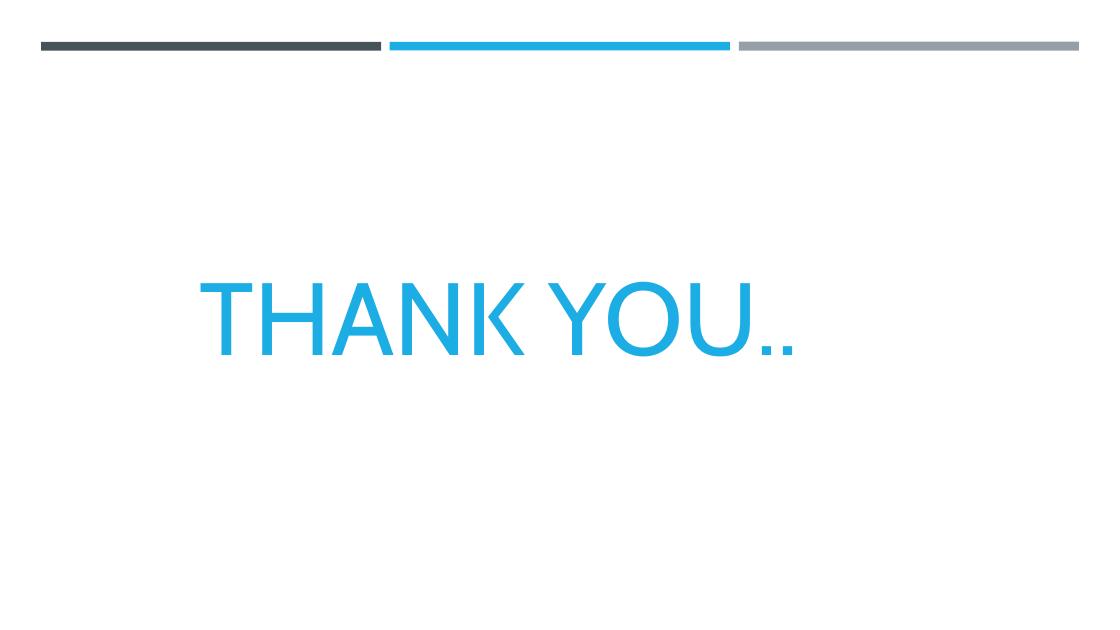
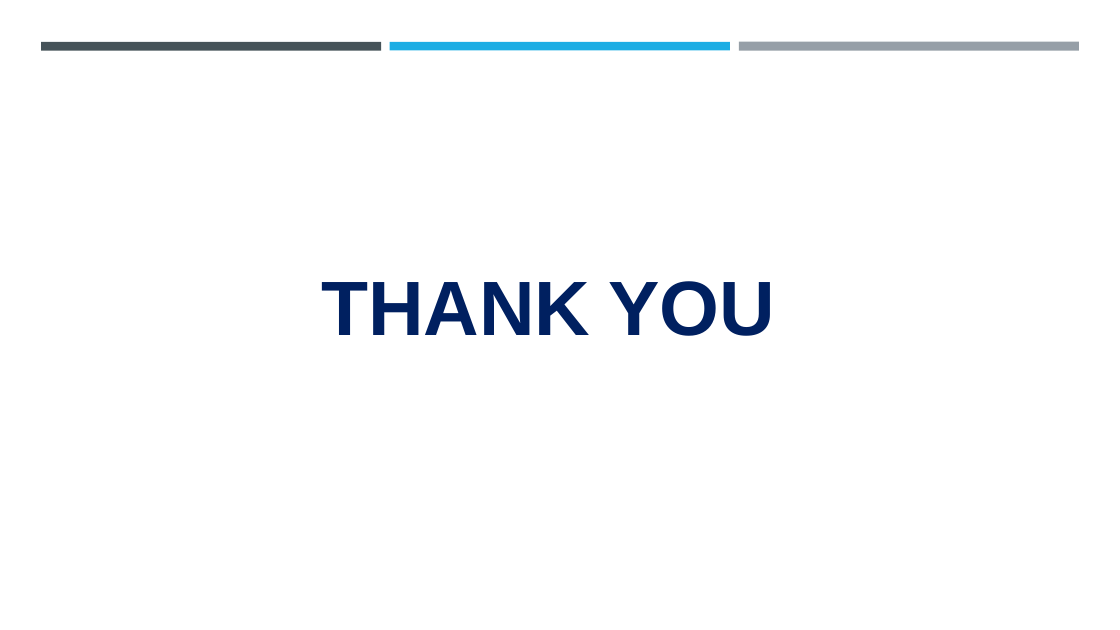
Before and after one commit to Sahil1021/Employee_burnout_prediction, a slide deck: slide 12 of reports/Project PPT.pptx (slide 13 before the commit). Drawn at 1120x630 pixels with LibreOffice and Linux fonts; fonts in the diff are those of the drawing; background and template pictures are left out. Boxes give left, top, right and bottom in pixels: in the first picture for what was removed or moved away, otherwise in the second. Text is boxed around its words. In the diff, an @@ line names an element or a change of style, - is before the commit and + after.

Commit message:
PPT

```diff
--- a/reports/Project PPT.pptx
+++ b/reports/Project PPT.pptx
@@ title at [321, 281, 775, 336]: text changed; size 88 to 66 pt; font Cabin to Arial; text colour #1CADE4 to #002060; bold on @@
-THANK YOU..
+THANK YOU
```
Also in this commit, not shown: 1 other slide changed, 10 slides added, 11 slides removed.
